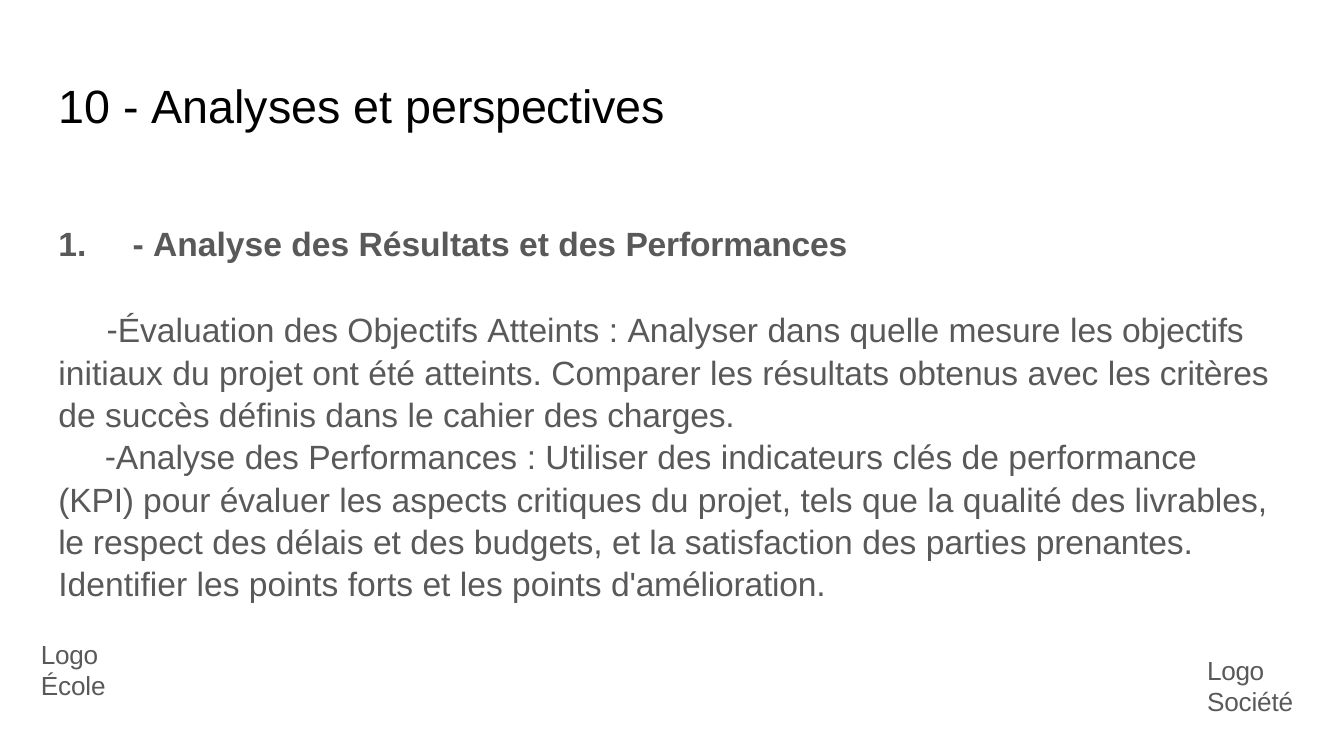
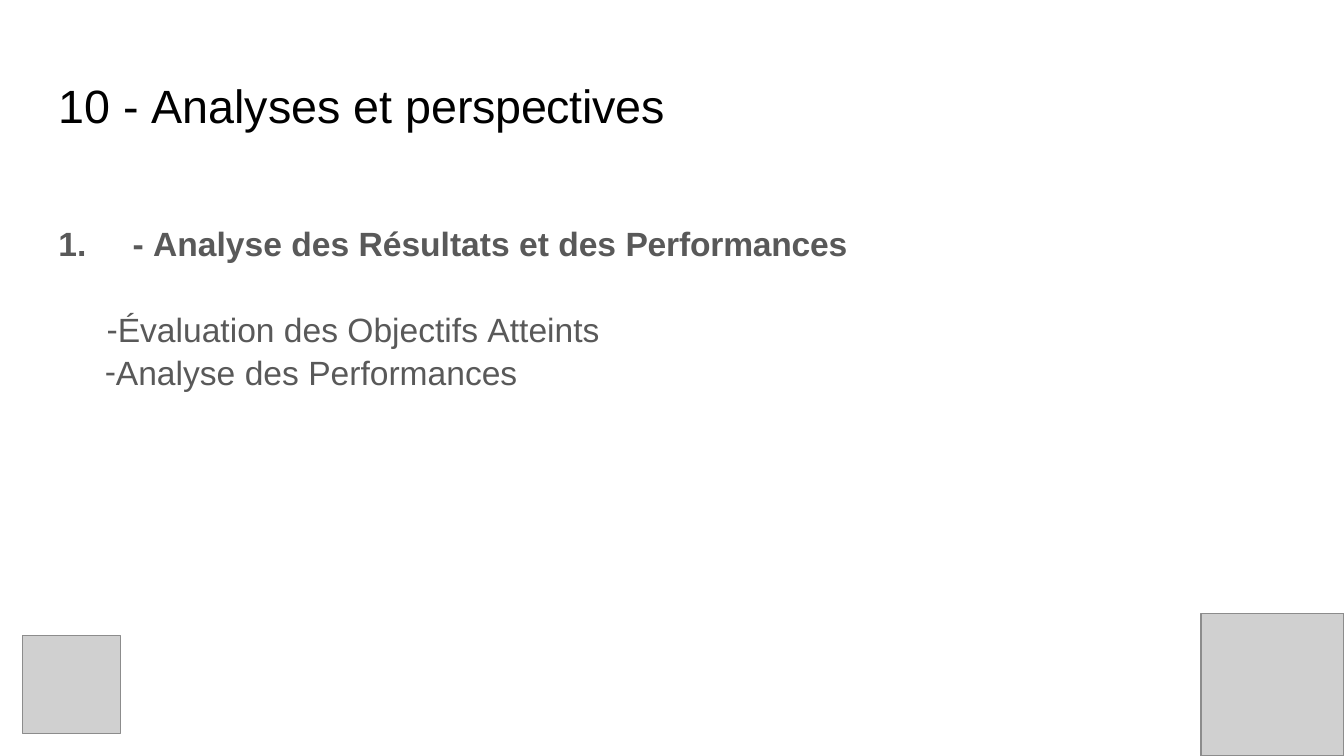
Before and after one commit to TheGeogeo/m2_ia_perso, a slide deck: slide 24 of A rendre/Georges_Coudrier_exam_slides.pptx (slide 25 before the commit). Drawn at 1344x756 pixels with LibreOffice and Linux fonts; fonts in the diff are those of the drawing; grey boxes stand for pictures. Boxes give left, top, right and bottom in pixels: in the first picture for what was removed or moved away, otherwise in the second. Text is boxed around its words. In the diff, an @@ line names an element or a change of style, - is before the commit and + after.

Commit message:
up

```diff
--- a/A rendre/Georges_Coudrier_exam_slides.pptx
+++ b/A rendre/Georges_Coudrier_exam_slides.pptx
@@ text at box(105, 314, 599, 391): text changed @@
-    – Évaluation des Objectifs Atteints : Analyser dans quelle mesure les objectifs initiaux du projet ont été atteints. Comparer les résultats obtenus avec les critères de succès définis dans le cahier des charges.
-    – Analyse des Performances : Utiliser des indicateurs clés de performance (KPI) pour évaluer les aspects critiques du projet, tels que la qualité des livrables, le respect des délais et des budgets, et la satisfaction des parties prenantes.
-Identifier les points forts et les points d'amélioration.
+    – Évaluation des Objectifs Atteints
+    – Analyse des Performances
@@ picture added at box(1202, 613, 1344, 755) @@
@@ picture added at box(23, 636, 121, 734) @@
@@ text removed at box(41, 646, 106, 695) @@
-Logo École
@@ text removed at box(1207, 662, 1293, 711) @@
-Logo Société
```
Also in this commit, not shown: 7 other slides changed, 1 slide removed.
